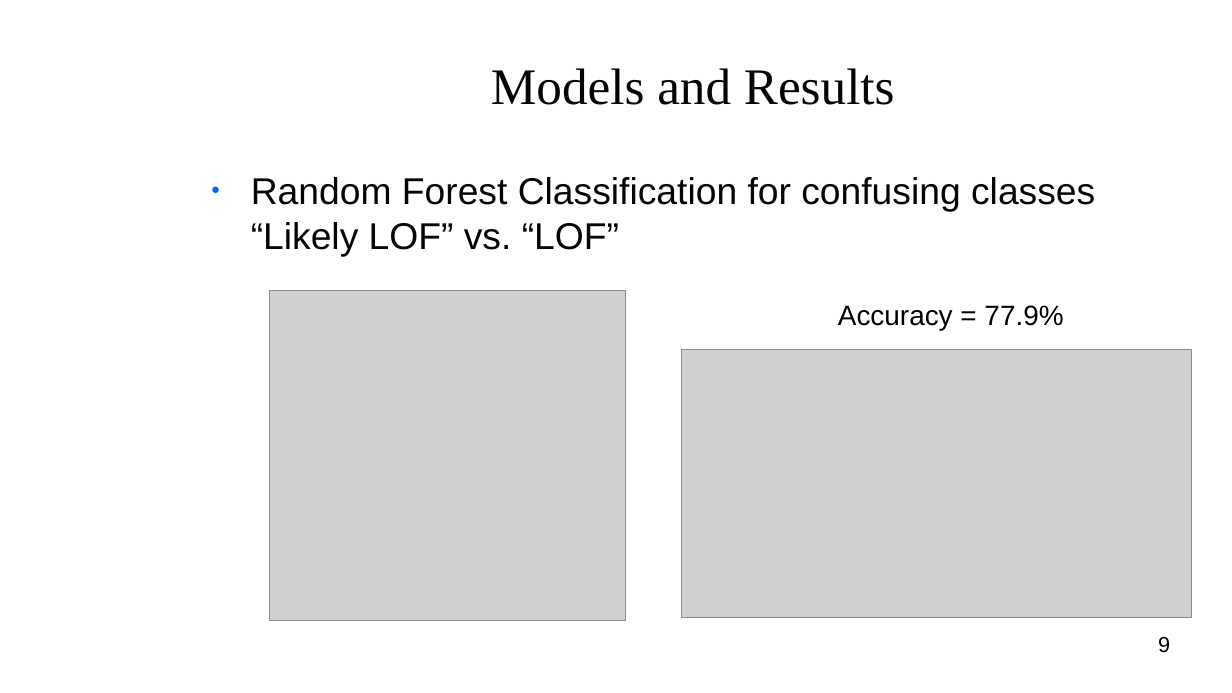
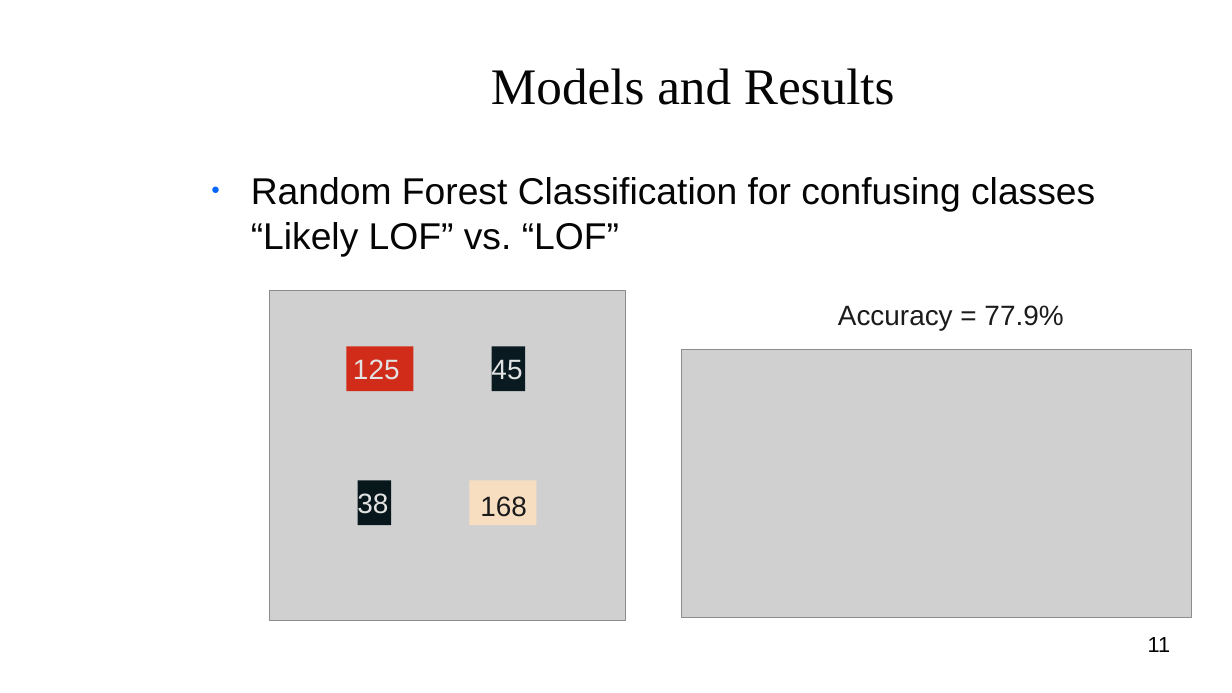
Before and after one commit to Shredder42/mutations, a slide deck: slide 11 of presentation.odp (slide 9 before the commit). Drawn at 1232x693 pixels with LibreOffice and Linux fonts; fonts in the diff are those of the drawing; grey boxes stand for pictures; background and template pictures are left out. Boxes give left, top, right and bottom in pixels: in the first picture for what was removed or moved away, otherwise in the second. Text is boxed around its words. In the diff, an @@ line names an element or a change of style, - is before the commit and + after.

Commit message:
presentation edits

```diff
--- a/presentation.odp
+++ b/presentation.odp
@@ text "Accuracy = 77.9%" at bbox=[838, 305, 1063, 330]: text colour #000000 to #1B1B1B @@
@@ rectangle added at bbox=[347, 347, 414, 391], fill #D12C19 @@
@@ text added at bbox=[353, 359, 400, 380], 18 pt, text #E2E2E2 @@
+125
@@ text added at bbox=[491, 358, 522, 385], 18 pt, text #E2E2E2 @@
+45
@@ rectangle added at bbox=[492, 347, 525, 391], fill #091B21 @@
@@ text added at bbox=[357, 492, 388, 519], 18 pt, text #E2E2E2 @@
+38
@@ rectangle added at bbox=[358, 481, 391, 525], fill #08171C @@
@@ rectangle added at bbox=[470, 481, 537, 525], fill #F8DEC0 @@
@@ text added at bbox=[480, 496, 527, 517], 18 pt, text #1B1B1B @@
+168
@@ page number at bbox=[1148, 637, 1171, 652]: text changed @@
-9
+11
```
Also in this commit, not shown: 3 other slides changed, 3 slides added.
